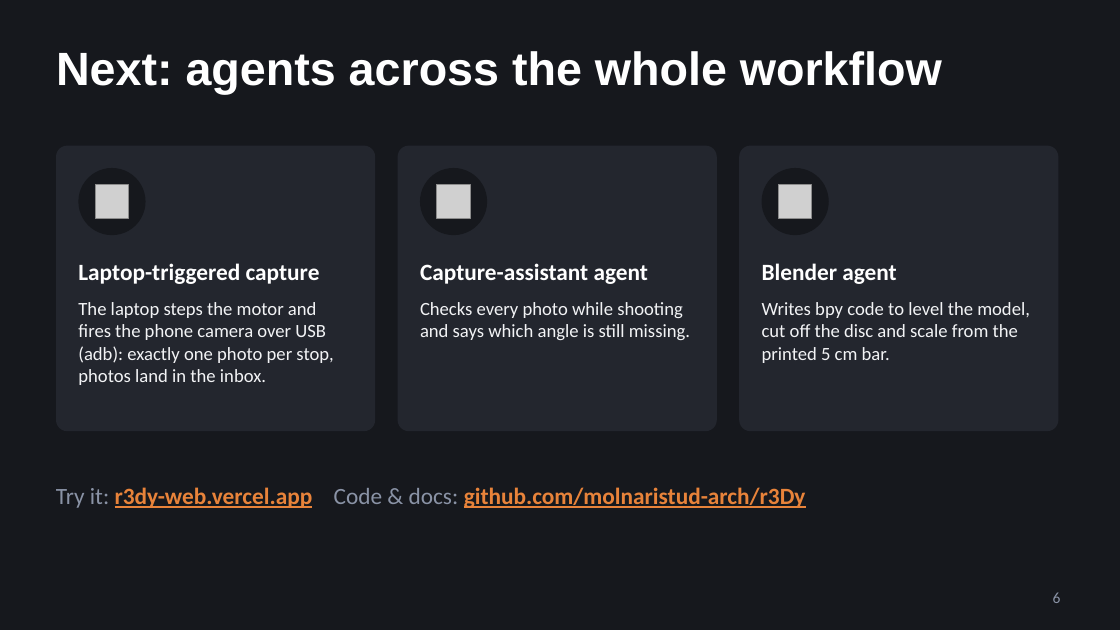
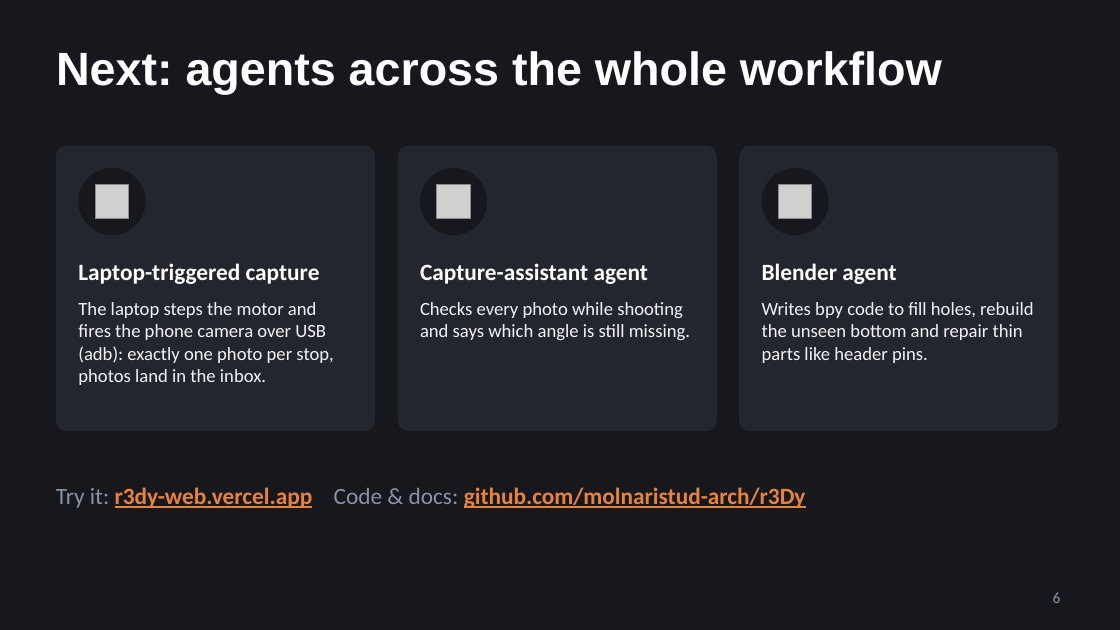
Before and after one commit to molnaristud-arch/r3Dy, a slide deck: slide 6 of presentation/r3Dy-pitch.pptx. Drawn at 1120x630 pixels with LibreOffice and Linux fonts; fonts in the diff are those of the drawing; grey boxes stand for pictures. Boxes give left, top, right and bottom in pixels: in the first picture for what was removed or moved away, otherwise in the second. Text is boxed around its words. In the diff, an @@ line names an element or a change of style, - is before the commit and + after.

```diff
--- a/presentation/r3Dy-pitch.pptx
+++ b/presentation/r3Dy-pitch.pptx
@@ text at <box>762,302,1033,363</box>: text changed @@
-Writes bpy code to level the model, cut off the disc and scale from the printed 5 cm bar.
+Writes bpy code to fill holes, rebuild the unseen bottom and repair thin parts like header pins.
```
Also in this commit, not shown: 2 other slides changed, 26 other files.
